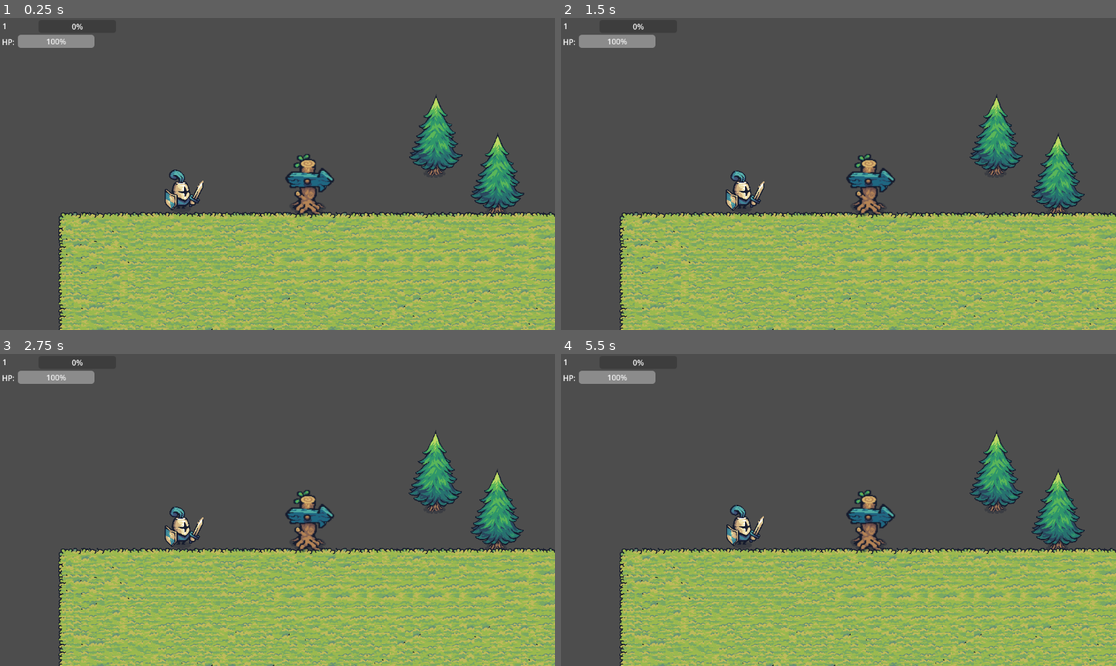
Above: before the commit, frames 1-4 (two rows, left to right).
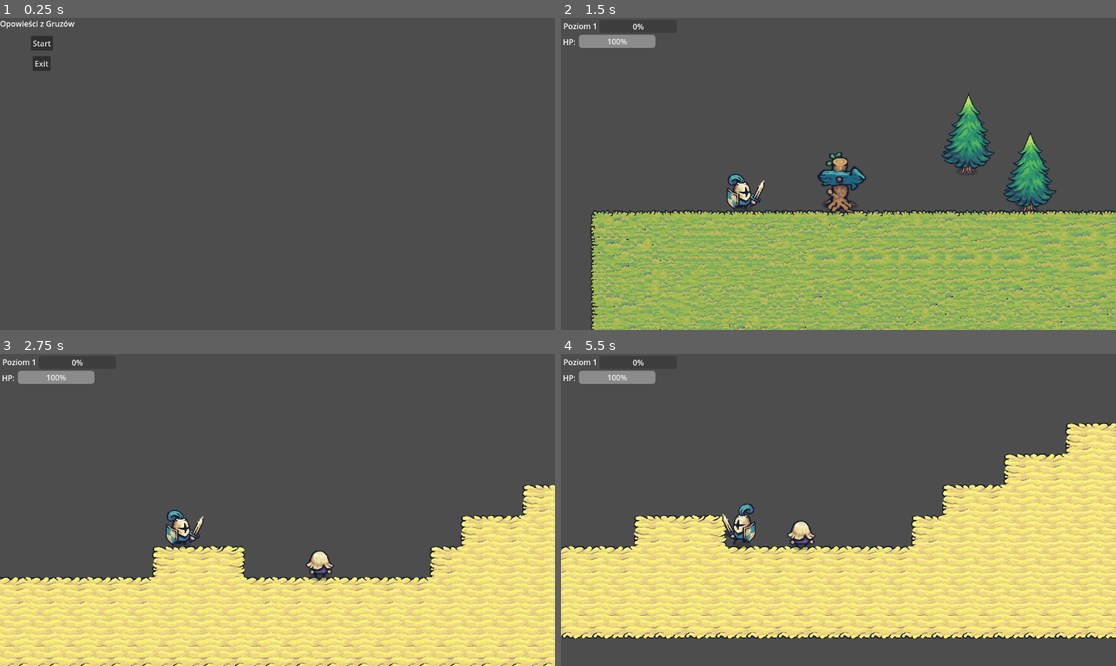
Above: after the commit, the same moments.

Repository: Pjo-ter/gameproject
Game: Godot game, scene res://scenes/main_menu.tscn
The game is run twice, just before and just after one commit, with the same random seed, the same clock (stepped at 60 frames per second) and the same inputs. Before the commit the project starts from res://scenes/game.tscn.
Inputs (mouse positions are in pixels of both pictures, inside the frame that each line leads up to):
- Up to frame 1 (0.25 s): no input
- Up to frame 2 (1.5 s): click (605, 42) at 0.5 s, where only the run after the commit has a clickable "Start"; tap Enter (ui_accept) at 1.25, 1.35 s; move the mouse to (960, 158) at 1.27 s; hold Right (move_right) from 1.28 s (still down)
- Up to frame 3 (2.75 s): keep holding Right (move_right); tap Space (jump) at 1.52, 2.27 s; move the mouse to (166, 525) at 2.02 s; click (166, 525) at 2.1 s; tap Enter (ui_accept) at 2.3 s
- Up to frame 4 (5.5 s): move the mouse to (894, 441) at 2.77 s; release Right (move_right) at 2.78 s; hold Left (move_left) 2.78-3.53 s; tap Enter (ui_accept) at 2.85, 3.6, 4.55, 5.1 s; move the mouse to (810, 572) at 3.52 s; hold Right (move_right) 3.53-5.03 s; tap Space (jump) at 3.77, 4.52, 5.27 s; move the mouse to (1005, 556) at 4.27 s; press the mouse at (1005, 556) at 4.28 s; move the mouse to (672, 463) at 5.02 s; release the mouse at (672, 463) at 5.03 s; hold Left (move_left) from 5.03 s (still down)

The runs differ from the first frame. In frame 1, 38% of the frame differs, in the area x 0-100%, y 0-100%; in frame 2, 28%; in frame 3, 42%; in frame 4, 51%, in the area x 0-100%, y 1-100%.
Error before the commit: Parse Error: Identifier "Global" not declared in the current scope. (res://scripts/player.gd:31)

Commit message:
Add files via upload

Diff:
--- a/project.godot
+++ b/project.godot
@@ -11,16 +11,25 @@
 [application]
 
 config/name="GameProject"
-run/main_scene="res://scenes/game.tscn"
+run/main_scene="res://scenes/main_menu.tscn"
 config/features=PackedStringArray("4.3", "Forward Plus")
 config/icon="res://icon.svg"
 
 [autoload]
 
 GameOver="*res://scenes/game_over.tscn"
+Global="*res://scripts/Global.gd"
 
 [input]
 
+ui_accept={
+"deadzone": 0.5,
+"events": [Object(InputEventKey,"resource_local_to_scene":false,"resource_name":"","device":0,"window_id":0,"alt_pressed":false,"shift_pressed":false,"ctrl_pressed":false,"meta_pressed":false,"pressed":false,"keycode":4194309,"physical_keycode":0,"key_label":0,"unicode":0,"location":0,"echo":false,"script":null)
+, Object(InputEventKey,"resource_local_to_scene":false,"resource_name":"","device":0,"window_id":0,"alt_pressed":false,"shift_pressed":false,"ctrl_pressed":false,"meta_pressed":false,"pressed":false,"keycode":4194310,"physical_keycode":0,"key_label":0,"unicode":0,"location":0,"echo":false,"script":null)
+, Object(InputEventKey,"resource_local_to_scene":false,"resource_name":"","device":0,"window_id":0,"alt_pressed":false,"shift_pressed":false,"ctrl_pressed":false,"meta_pressed":false,"pressed":false,"keycode":32,"physical_keycode":0,"key_label":0,"unicode":32,"location":0,"echo":false,"script":null)
+, Object(InputEventKey,"resource_local_to_scene":false,"resource_name":"","device":0,"window_id":0,"alt_pressed":false,"shift_pressed":false,"ctrl_pressed":false,"meta_pressed":false,"pressed":false,"keycode":0,"physical_keycode":69,"key_label":0,"unicode":0,"location":0,"echo":false,"script":null)
+]
+}
 move_left={
 "deadzone": 0.5,
 "events": [Object(InputEventKey,"resource_local_to_scene":false,"resource_name":"","device":-1,"window_id":0,"alt_press …(195 unchanged characters)…
